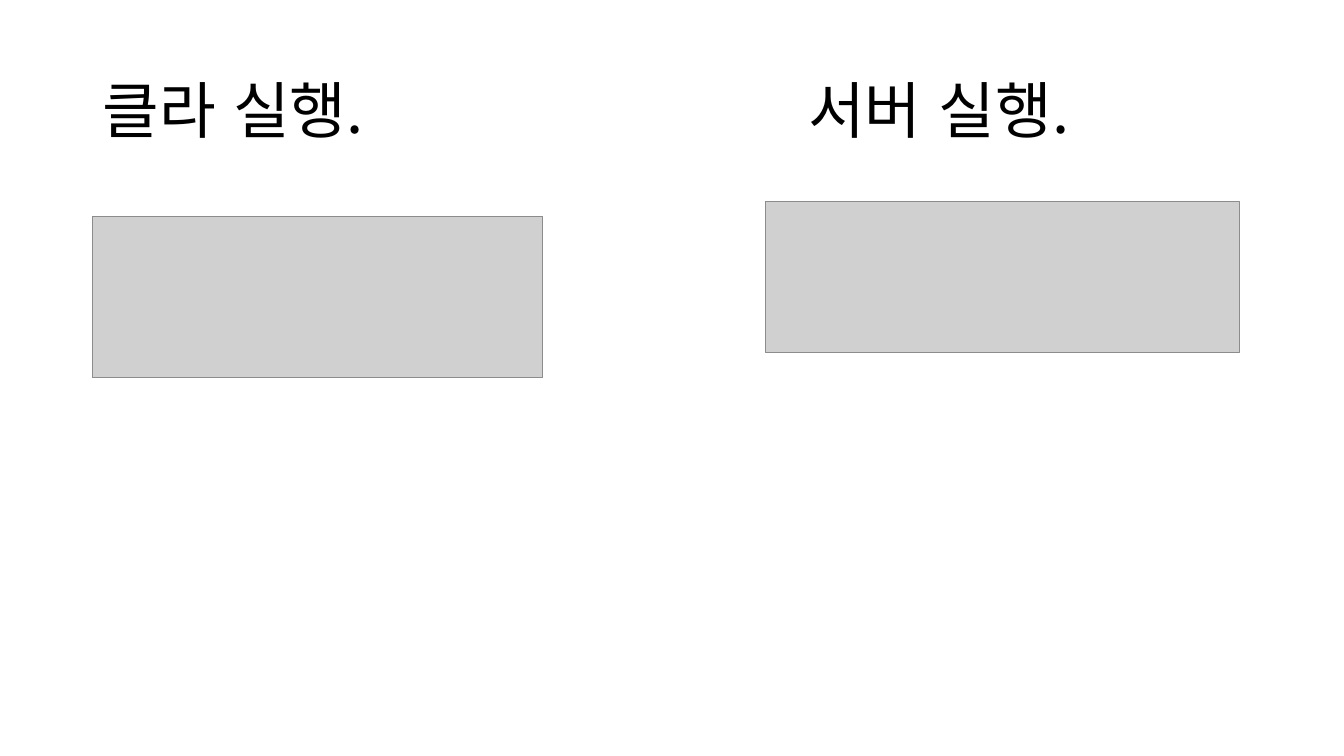
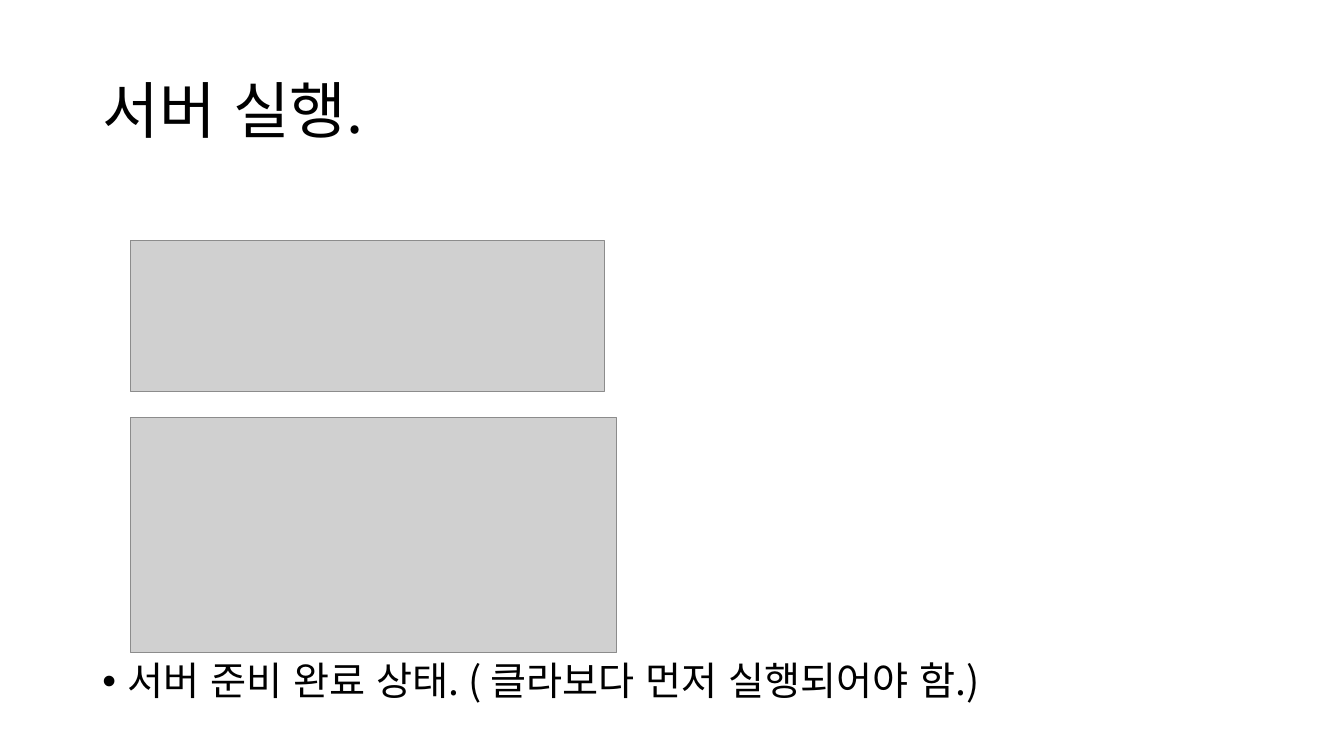
Before and after one commit to HasIndex/unity_termproject, a slide deck: slide 14 of 2016184041 프로젝트 설명서.pptx (slide 13 before the commit). Drawn at 1344x756 pixels with LibreOffice and Linux fonts; fonts in the diff are those of the drawing; grey boxes stand for pictures. Boxes give left, top, right and bottom in pixels: in the first picture for what was removed or moved away, otherwise in the second. Text is boxed around its words. In the diff, an @@ line names an element or a change of style, - is before the commit and + after.

```diff
--- a/2016184041 프로젝트 설명서.pptx
+++ b/2016184041 프로젝트 설명서.pptx
@@ title at bbox=[102, 82, 364, 138]: text changed @@
-클라 실행. 서버 실행.
+서버 실행.
@@ picture removed at bbox=[93, 217, 543, 378] @@
@@ picture: place and size @@
-picture at bbox=[766, 202, 1240, 353]
+picture at bbox=[131, 241, 605, 392]
@@ picture added at bbox=[131, 417, 617, 652] @@
@@ text added at bbox=[128, 662, 979, 703], 28 pt, text #000000 @@
+• 서버 준비 완료 상태. ( 클라보다 먼저 실행되어야 함.)
```
Also in this commit, not shown: 1 slide added.
